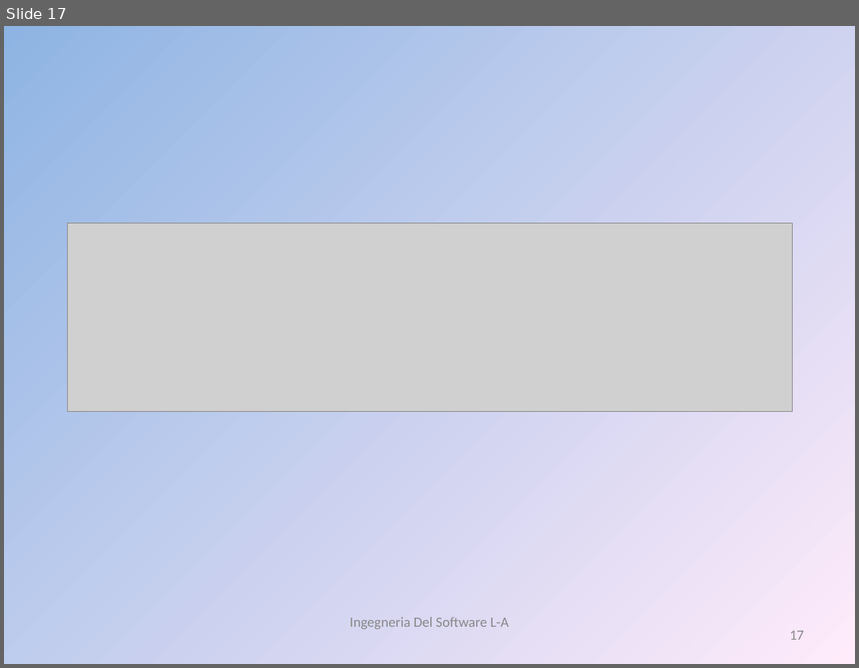
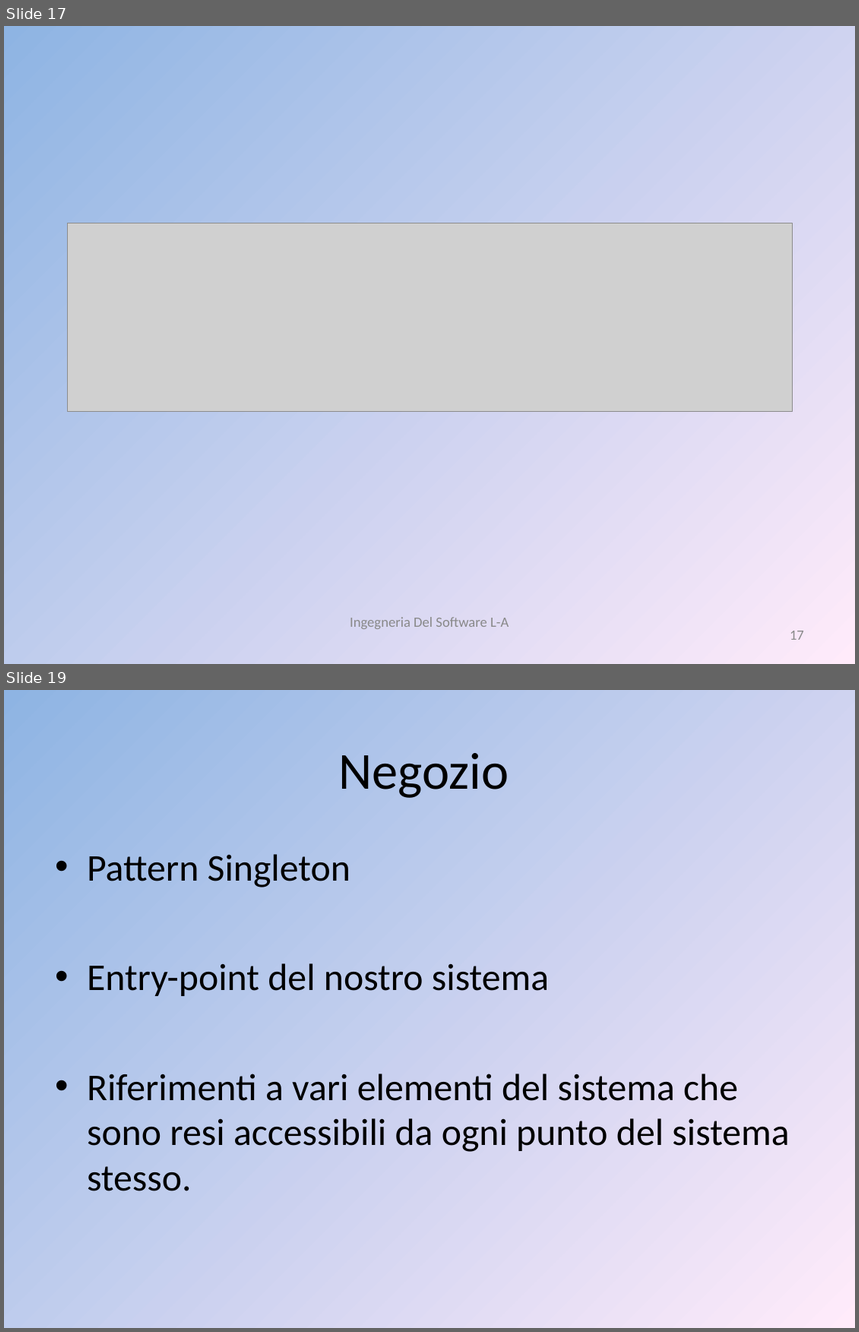
Before and after one commit to liannario/ingsoftbo, a slide deck: ViaggiateSicuri.ppt. Shown one above the other, each under a label of ours: slide 17 before the commit, slides 17 and 19 after it; the slides between them are not shown. The pictures are 859x668 and 859x1332 pixels, drawn with LibreOffice and Linux fonts; fonts in the diff are those of the drawing; grey boxes stand for pictures. Boxes give left, top, right and bottom in pixels: in the first picture for what was removed or moved away, otherwise in the second. Text is boxed around its words. In the diff, an @@ line names an element or a change of style, - is before the commit and + after.

```diff
--- a/ViaggiateSicuri.ppt
+++ b/ViaggiateSicuri.ppt
@@ slide 19 added at (4,690,855,1328), background gradient #8EB4E3 to #FFEBFA @@
@@ title added at (338,753,509,798), 44 pt, text #000000 @@
+Negozio
@@ text added at (87,854,789,1192), 32 pt, text #000000 @@
+• Pattern Singleton
+• Entry-point del nostro sistema
+• Riferimenti a vari elementi del sistema che sono resi accessibili da ogni punto del sistema stesso.
```
Also in this commit, not shown: 1 slide changed, 7 other slides added.
